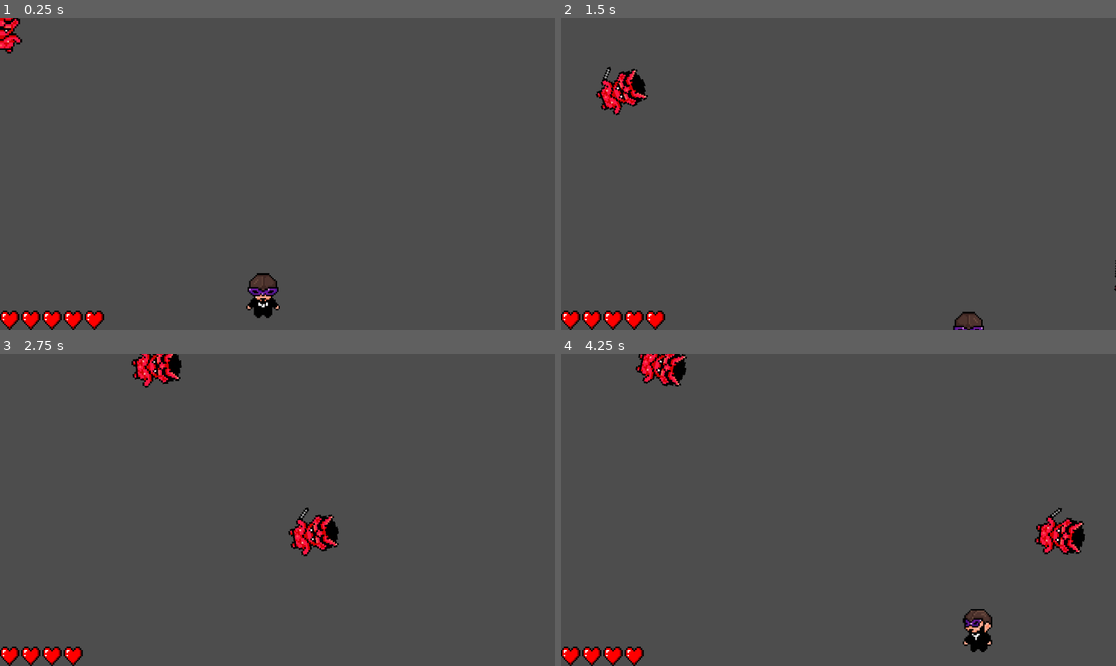
Above: before the commit, frames 1-4 (two rows, left to right).
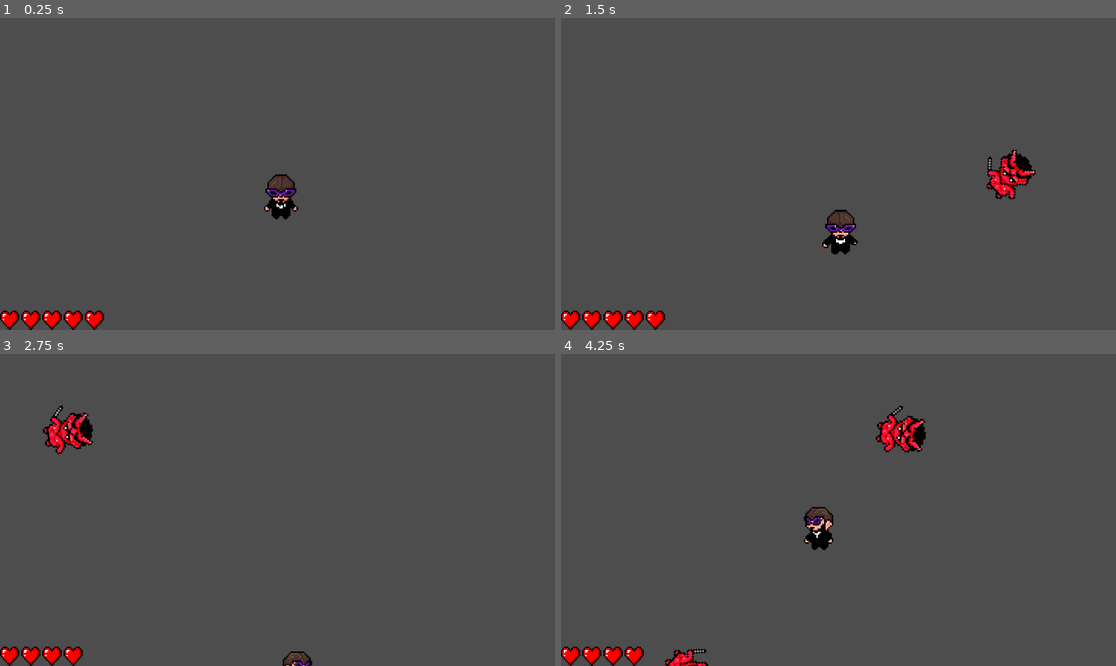
Above: after the commit, the same moments.

Repository: MuriloZF/ggj26
Game: Godot game, scene res://boss_fight.tscn
Same seed, same stepped clock (60 frames per second), same inputs: the game is played once before the commit and once after it. The project has no main scene, so this scene is started directly.
Inputs:
- Up to frame 1 (0.25 s): no input
- Up to frame 2 (1.5 s): hold D (right) 0.53-1.28 s; hold S (down) from 1.28 s (still down)
- Up to frame 3 (2.75 s): release S (down) at 2.03 s; hold D (right) from 2.03 s (still down)
- Up to frame 4 (4.25 s): release D (right) at 2.78 s; hold W (up) 2.78-3.53 s; hold A (left) from 3.53 s (still down)

The runs differ from the first frame. In frame 1, 1.6% of the frame differs, in the area x 0-54%, y 0-97%; in frame 2, 2.5%; in frame 3, 2.6%; in frame 4, 3.8%, in the area x 13-95%, y 0-100%.

Commit message:
Test camera

Diff:
--- a/boss_fight.tscn
+++ b/boss_fight.tscn
@@ -1,10 +1,11 @@
-[gd_scene load_steps=7 format=3 uid="uid://cdqcd1rsjw4uv"]
+[gd_scene load_steps=8 format=3 uid="uid://cdqcd1rsjw4uv"]
 
 [ext_resource type="Script" uid="uid://cqjq8leieof6h" path="res://boss_fight.gd" id="1_bhtn8"]
 [ext_resource type="PackedScene" uid="uid://ddu6trkcxoe8v" path="res://player.tscn" id="2_n65jo"]
 [ext_resource type="Texture2D" uid="uid://be0nmxaop3apg" path="res://Sprites/heart.png" id="3_n65jo"]
 [ext_resource type="Script" uid="uid://dl2rv0f4xe1eu" path="res://heart_container.gd" id="3_nq0y5"]
 [ext_resource type="PackedScene" uid="uid://bvqti4pjm32d2" path="res://mask.tscn" id="5_47mo0"]
+[ext_resource type="PackedScene" uid="uid://itefsw05f2dw" path="res://player_camera.tscn" id="6_y2k5v"]
 
 [sub_resource type="Curve2D" id="Curve2D_n65jo"]
 _data = {
@@ -15,7 +16,7 @@
 [node name="bossFight" type="Node"]
 script = ExtResource("1_bhtn8")
 
-[node name="player" parent="." instance=ExtResource("2_n65jo")]
+[node name="player" parent="." groups=["player"] instance=ExtResource("2_n65jo")]
 position = Vector2(546, 572)
 
 [node name="maskPath" type="Path2D" parent="."]
@@ -72,6 +73,11 @@
 [node name="mask" parent="." instance=ExtResource("5_47mo0")]
 collision_mask = 0
 
+[node name="playerCamera" parent="." instance=ExtResource("6_y2k5v")]
+offset = Vector2(0, 450)
+process_callback = 0
+position_smoothing_speed = 10.0
+
 [connection signal="timeout" from="maskTimer" to="." method="_on_mask_timer_timeout"]
 [connection signal="timeout" from="fightTimer" to="." method="_on_fight_timer_timeout"]
 [connection signal="maskHit" from="mask" to="player" method="_on_mask_mask_hit"]
--- a/player.tscn
+++ b/player.tscn
@@ -76,17 +76,5 @@
 frame = 2
 frame_progress = 0.19349793
 
-[node name="playerCollision" type="CollisionShape2D" parent="."]
+[node name="playerCollision" type="CollisionShape2D" parent="." groups=["player"]]
 shape = SubResource("CapsuleShape2D_sweqy")
-
-[node name="Camera2D" type="Camera2D" parent="."]
-top_level = true
-anchor_mode = 0
-process_callback = 0
-limit_left = 0
-limit_top = 0
-limit_right = 1152
-limit_bottom = 648
-limit_smoothed = true
-position_smoothing_enabled = true
-position_smoothing_speed = 10.0
--- /dev/null
+++ b/player_camera.gd
@@ -0,0 +1,13 @@
+extends Camera2D
+
+var target : Node2D
+
+func _ready():
+	get_target()
+
+func _process(_delta):
+	position = target.position
+
+func get_target():
+	var nodes = get_tree().get_nodes_in_group("player")
+	target = nodes[0]
--- /dev/null
+++ b/player_camera.tscn
@@ -0,0 +1,10 @@
+[gd_scene load_steps=2 format=3 uid="uid://itefsw05f2dw"]
+
+[ext_resource type="Script" uid="uid://doo1j2v4njusy" path="res://player_camera.gd" id="1_agiyq"]
+
+[node name="playerCamera" type="Camera2D"]
+limit_left = 0
+limit_bottom = 410
+limit_smoothed = true
+position_smoothing_enabled = true
+script = ExtResource("1_agiyq")
Not shown, added: player_camera.gd.uid
